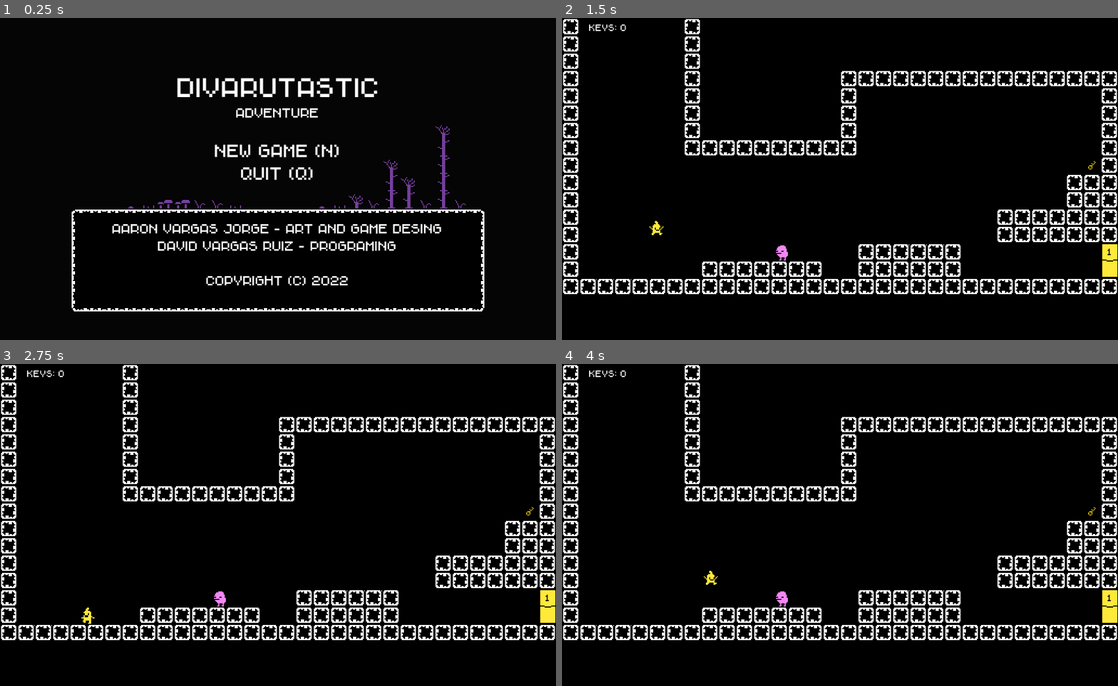
Above: before the commit, frames 1-4 (two rows, left to right).
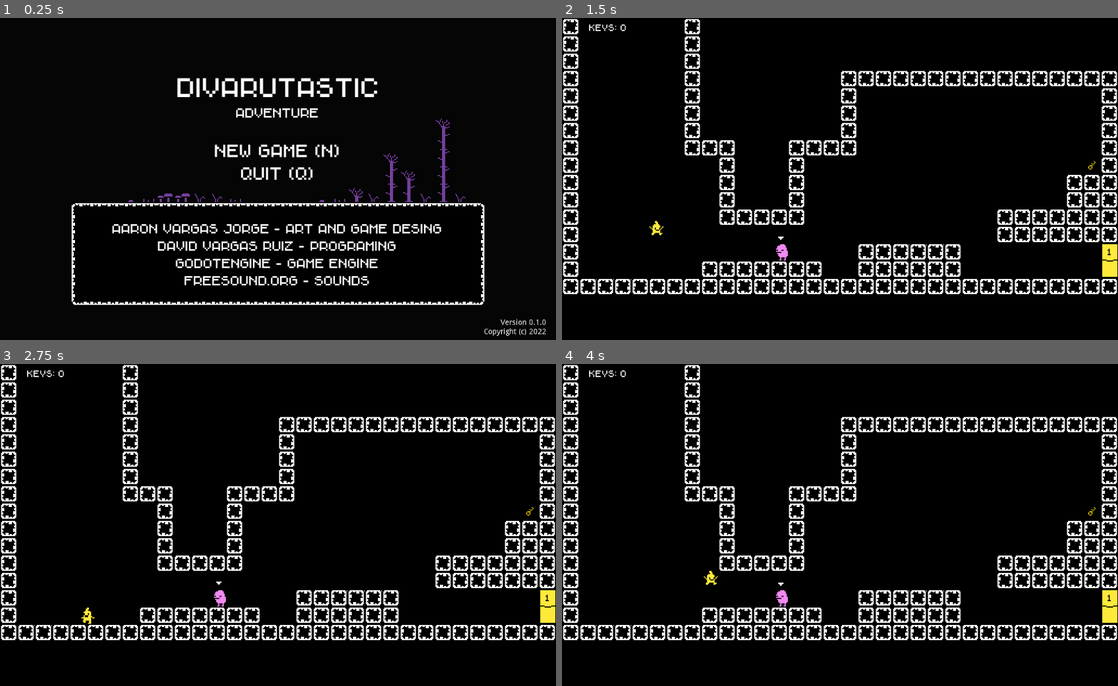
Above: after the commit, the same moments.

Repository: dvarrui/divarutastic_adventure
Game: Godot game, scene res://levels/menu.tscn
Two runs of this game, one before a commit and one after it. Both use one fixed random seed, a clock stepped at 60 frames per second and the inputs below.
Inputs:
- Up to frame 1 (0.25 s): no input
- Up to frame 2 (1.5 s): tap Enter at 0.5 s; hold Right (player_right) from 0.53 s (still down); tap N (game_new) at 0.6, 1.35 s; tap Space (player_jump) at 0.77 s
- Up to frame 3 (2.75 s): tap Space (player_jump) at 1.52 s; release Right (player_right) at 2.03 s; hold Left (player_left) from 2.03 s (still down); tap N (game_new) at 2.1 s
- Up to frame 4 (4 s): release Left (player_left) at 2.78 s; hold Right (player_right) from 2.78 s (still down); tap N (game_new) at 2.85, 3.6 s; tap Space (player_jump) at 3.02, 3.77 s

The runs differ from the first frame. In frame 1, 5.1% of the frame differs, in the area x 12-99%, y 31-99%; in frame 2, 1.1%; in frame 3, 1.1%; in frame 4, 1.1%.

Commit message:
[ARROW] on, credits, refactoring level01.

Diff:
--- a/actor/npc/npc.tscn
+++ b/actor/npc/npc.tscn
@@ -46,7 +46,6 @@
 scale = Vector2( 2, 2 )
 frames = SubResource( 3 )
 animation = "idle"
-frame = 1
 playing = true
 
 [node name="detect" type="Area2D" parent="."]
@@ -60,9 +59,9 @@
 z_index = 10
 
 [node name="arrow" type="AnimatedSprite" parent="detect"]
-visible = false
 scale = Vector2( 2, 2 )
 frames = SubResource( 9 )
+frame = 1
 playing = true
 offset = Vector2( 0, -16 )
 
--- a/levels/level01.tscn
+++ b/levels/level01.tscn
@@ -33,7 +33,7 @@
 cell_custom_transform = Transform2D( 16, 0, 0, 16, 0, 0 )
 show_collision = true
 format = 1
-tile_data = PoolIntArray( 0, 0, 0, 7, 0, 0, 65536, 0, 0, 655 …(479 unchanged characters)…  0, 0, 458760, 0, 0, 458761, 0, 0, 458762, 0, 0, 458763, 0, 0, 458764, 0, 0, 458765, 0, 0, 458766, 0, 0, 458767, 0, 0, 458768, 0, 0, 458783, 0, 0, 524288, 0, 0, 524306, 5, 0, 524307, 5, 0, 524308, 5, 0, 524319, 0, 0, 589824, 0, 0, 589853, 0, 0, 589854, 0, 0, 589855, 0, 0, 655360, 0, 0, 655389, 0, 0, 655390, 0, 0, 655391, 0, 0, 720896, 0, 0, 720921, 0, 0, 720922, 0, 0, 7209 …(1024 unchanged characters)…
+tile_data = PoolIntArray( 0, 0, 0, 7, 0, 0, 65536, 0, 0, 655 …(479 unchanged characters)…  0, 0, 458760, 0, 0, 458761, 0, 0, 458765, 0, 0, 458766, 0, 0, 458767, 0, 0, 458768, 0, 0, 458783, 0, 0, 524288, 0, 0, 524297, 0, 0, 524301, 0, 0, 524306, 5, 0, 524307, 5, 0, 524308, 5, 0, 524319, 0, 0, 589824, 0, 0, 589833, 0, 0, 589837, 0, 0, 589853, 0, 0, 589854, 0, 0, 589855, 0, 0, 655360, 0, 0, 655369, 0, 0, 655373, 0, 0, 655389, 0, 0, 655390, 0, 0, 655391, 0, 0, 720896, 0, 0, 720905, 0, 0, 720906, 0, 0, 720907, 0, 0, 720908, 0, 0, 720909, 0, 0, 720921, 0, 0, 720922, 0, 0, 7209 …(1024 unchanged characters)…
 
 [node name="back" type="TileMap" parent="tilemap"]
 modulate = Color( 0.556863, 0.54902, 0.54902, 1 )
--- a/levels/menu.tscn
+++ b/levels/menu.tscn
@@ -29,11 +29,9 @@
 margin_right = 1024.0
 margin_bottom = 600.0
 color = Color( 0.0235294, 0.0235294, 0.0235294, 1 )
-__meta__ = {
-"_edit_use_anchors_": false
-}
 
 [node name="tilemap" type="Node2D" parent="."]
+position = Vector2( 0, -12 )
 
 [node name="wall" type="TileMap" parent="tilemap"]
 scale = Vector2( 2, 2 )
@@ -110,7 +108,7 @@
 "_edit_use_anchors_": false
 }
 
-[node name="authors" type="Label" parent="texts/margin/v_container"]
+[node name="credits" type="Label" parent="texts/margin/v_container"]
 margin_top = 212.0
 margin_right = 769.0
 margin_bottom = 401.0
@@ -119,13 +117,22 @@
 
 Aaron Vargas Jorge - Art and Game Desing
 David Vargas Ruiz - Programing
-
-Copyright (c) 2022"
+godotengine - game engine
+freesound.org - sounds"
 align = 1
 __meta__ = {
 "_edit_use_anchors_": false
 }
 
+[node name="version" type="Label" parent="texts"]
+margin_left = 863.0
+margin_top = 556.0
+margin_right = 1006.0
+margin_bottom = 587.0
+text = "Version 0.1.0
+Copyright (c) 2022"
+align = 2
+
 [node name="effects" type="Node2D" parent="."]
 
 [node name="music" type="AudioStreamPlayer2D" parent="effects"]
